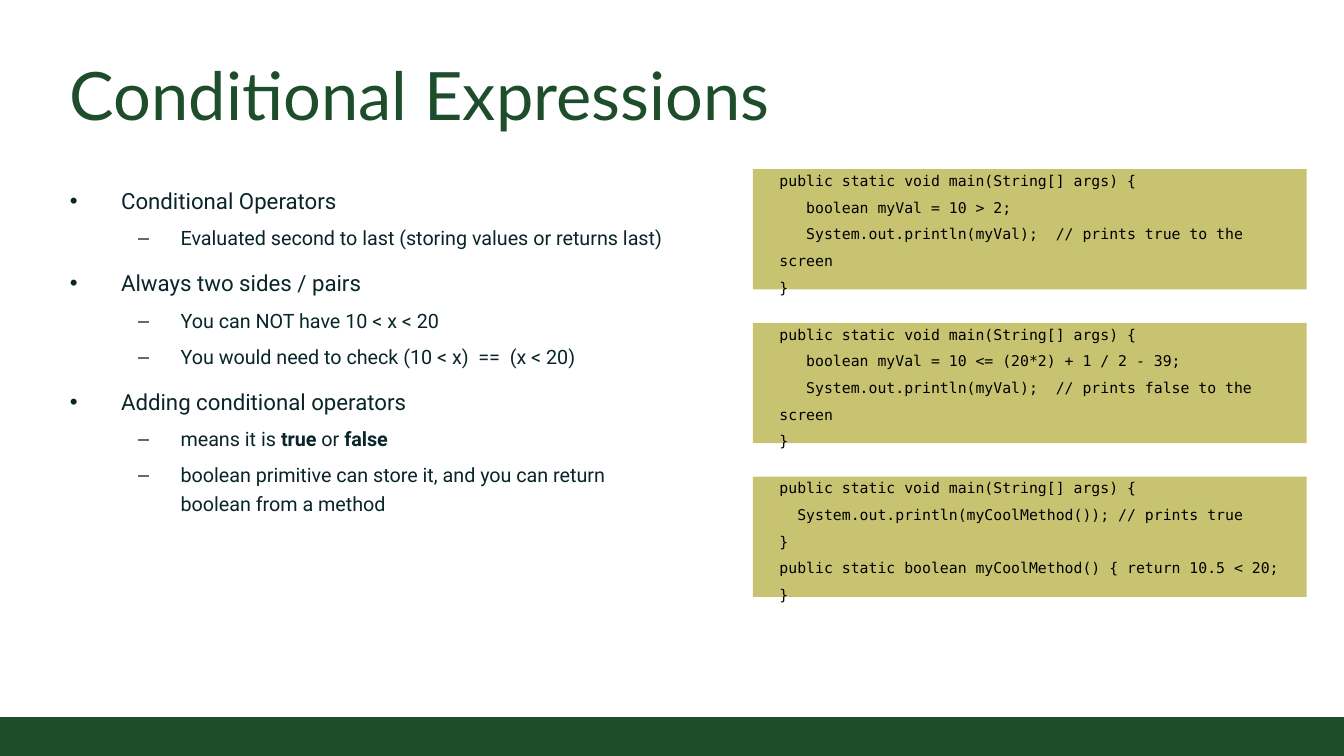
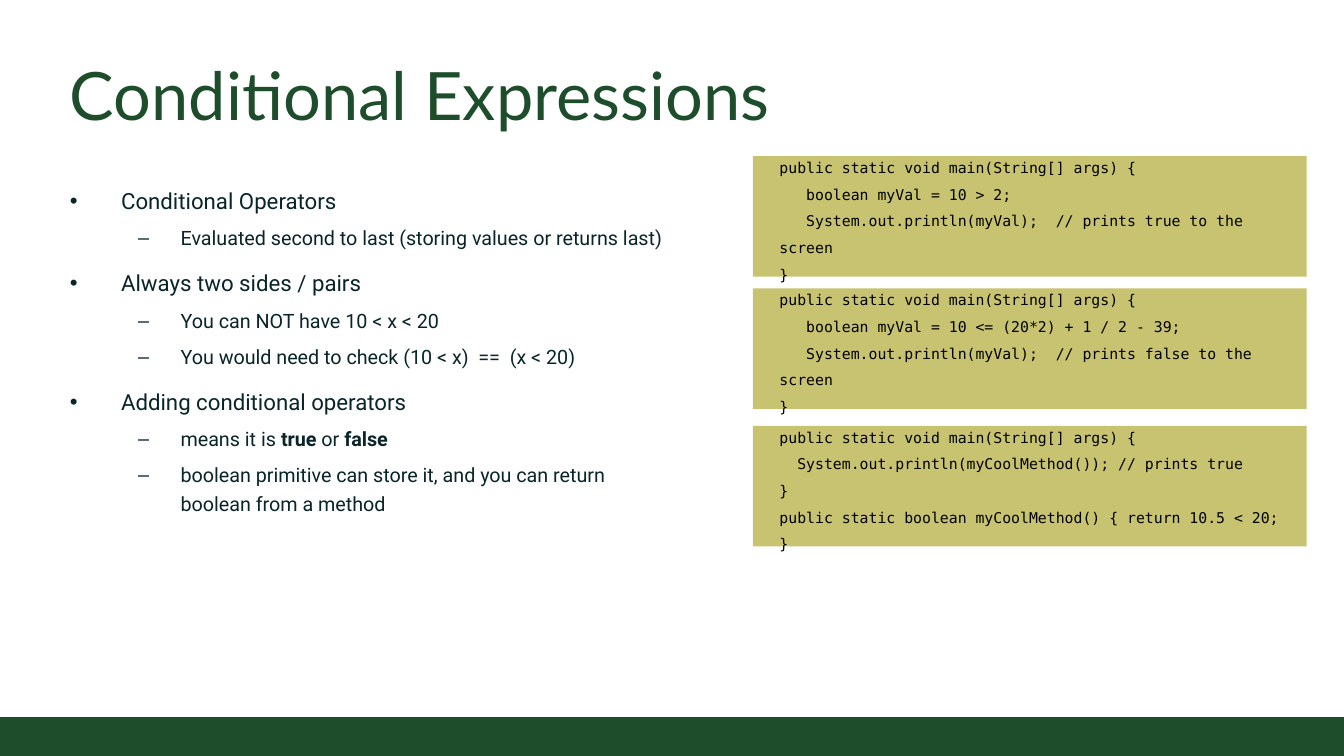
Before and after one commit to coloradostateuniversity/CSUCS1ClassExamples, a slide deck: slide 3 of slides/Online/2020/05 - Branching.pptx. Drawn at 1344x756 pixels with LibreOffice and Linux fonts; fonts in the diff are those of the drawing; background and template pictures are left out. Boxes give left, top, right and bottom in pixels: in the first picture for what was removed or moved away, otherwise in the second. Text is boxed around its words. In the diff, an @@ line names an element or a change of style, - is before the commit and + after.

Commit message:
updated slides

```diff
--- a/slides/Online/2020/05 - Branching.pptx
+++ b/slides/Online/2020/05 - Branching.pptx
@@ rectangle "public static void main(String[] args) ..." moved from (x1=752, y1=169, x2=1307, y2=289) to (x1=752, y1=157, x2=1307, y2=277) @@
@@ rectangle "public static void main(String[] args) ..." moved from (x1=752, y1=323, x2=1307, y2=443) to (x1=752, y1=288, x2=1307, y2=408) @@
@@ rectangle "public static void main(String[] args) ..." moved from (x1=752, y1=477, x2=1307, y2=597) to (x1=752, y1=426, x2=1307, y2=546) @@
```
Also in this commit, not shown: 6 other files.
